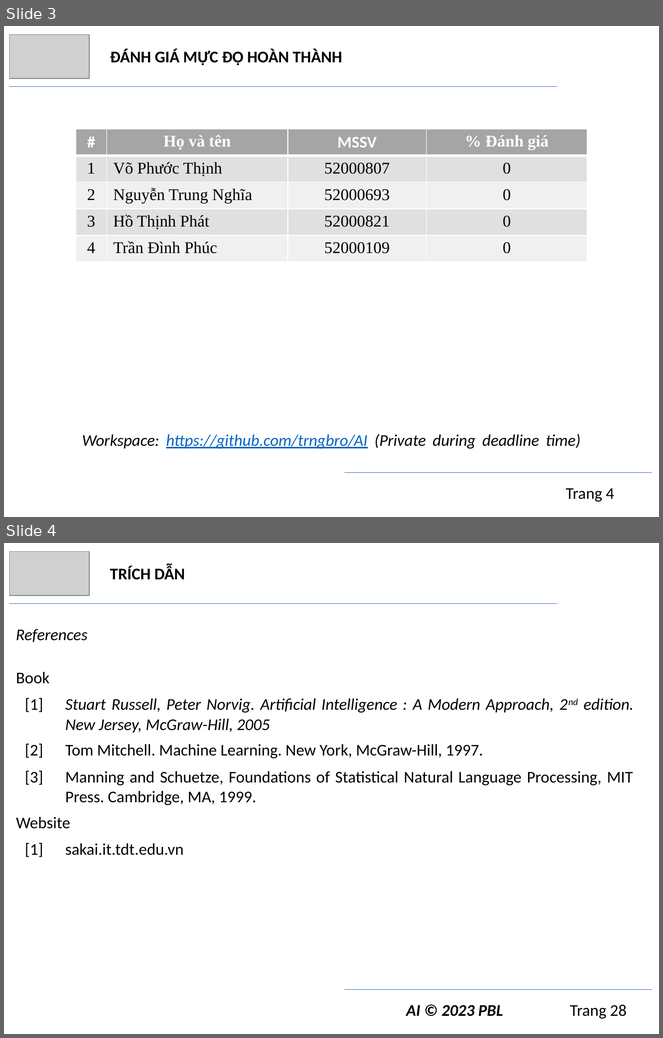
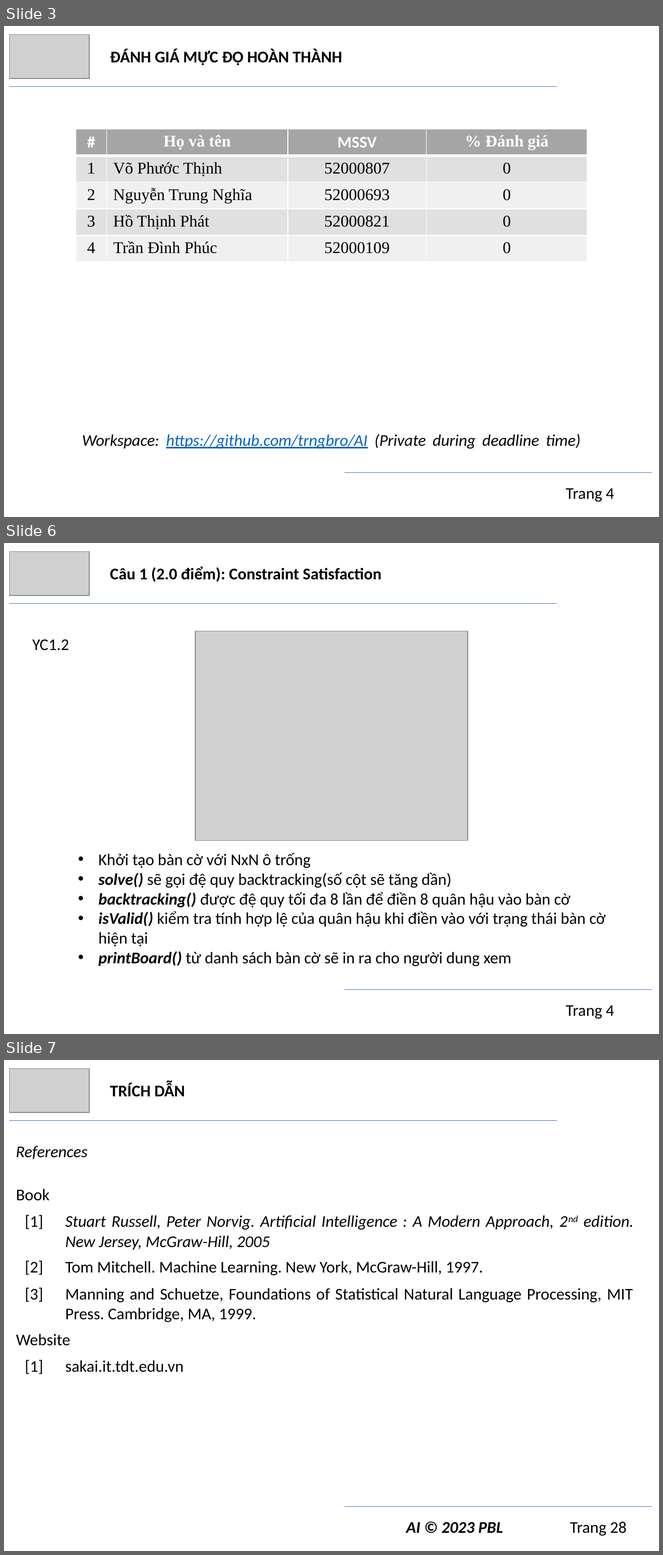
Before and after one commit to trngbro/AI, a slide deck: present/final/presentation.pptx. Shown one above the other, each under a label of ours: slides 3 and 4 before the commit, slides 3, 6 and 7 after it; the slides between them are not shown. The pictures are 663x1038 and 663x1555 pixels, drawn with LibreOffice and Linux fonts; fonts in the diff are those of the drawing; grey boxes stand for pictures. Boxes give left, top, right and bottom in pixels: in the first picture for what was removed or moved away, otherwise in the second. Text is boxed around its words. In the diff, an @@ line names an element or a change of style, - is before the commit and + after.

```diff
--- a/present/final/presentation.pptx
+++ b/present/final/presentation.pptx
@@ slide 6 added at bbox=[4, 543, 659, 1034], background #FFFFFF @@
@@ picture added at bbox=[9, 551, 89, 596] @@
@@ text added at bbox=[110, 566, 382, 582], 18 pt, text #000000, bold @@
+Câu 1 (2.0 điểm): Constraint Satisfaction
@@ line added from (9, 604) to (558, 604), #4472C4 0.5 pt @@
@@ picture added at bbox=[195, 631, 468, 840] @@
@@ text added at bbox=[32, 639, 69, 651], 18 pt, text #000000 @@
+YC1.2
@@ text added at bbox=[99, 853, 606, 967], 18 pt, text #000000 @@
+• Khởi tạo bàn cờ với NxN ô trống
+• solve() sẽ gọi đệ quy backtracking(số cột sẽ tăng dần)
+• backtracking() được đệ quy tối đa 8 lần để điền 8 quân hậu vào bàn cờ
+• isValid() kiểm tra tính hợp lệ của quân hậu khi điền vào với trạng thái bàn cờ hiện tại
+• printBoard() từ danh sách bàn cờ sẽ in ra cho người dung xem
@@ line added from (345, 990) to (652, 990), #4472C4 0.5 pt @@
@@ text added at bbox=[566, 1005, 614, 1019], 18 pt, text #000000 @@
+Trang 4
@@ what was slide 4 is now slide 7 @@
```
Also in this commit, not shown: 2 other slides added, 4 other files.
